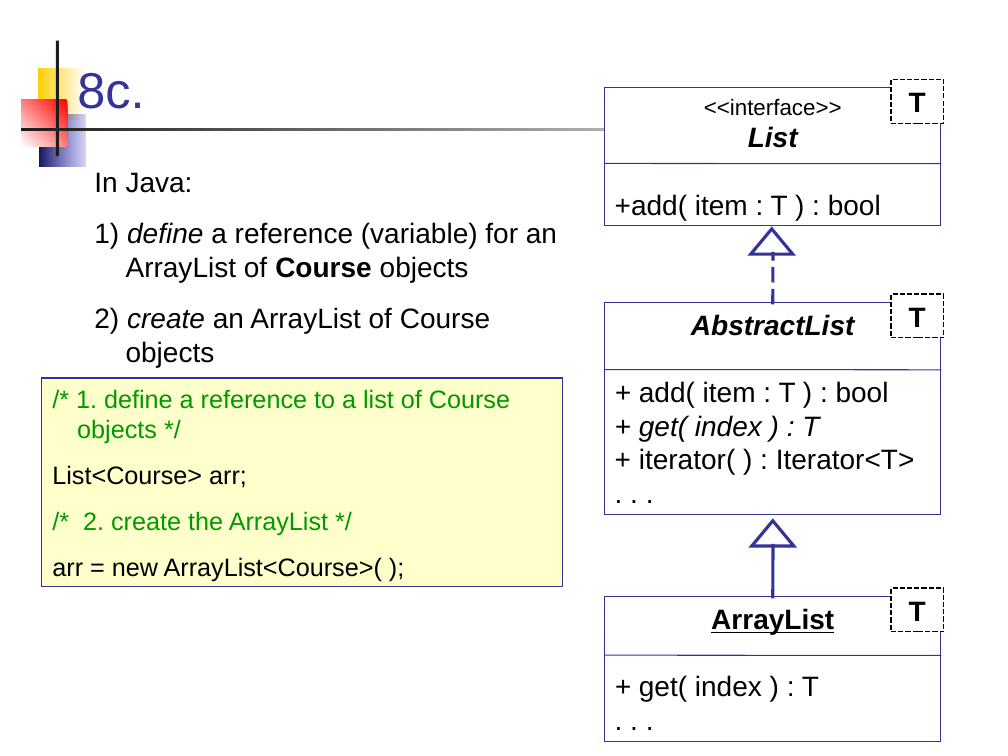
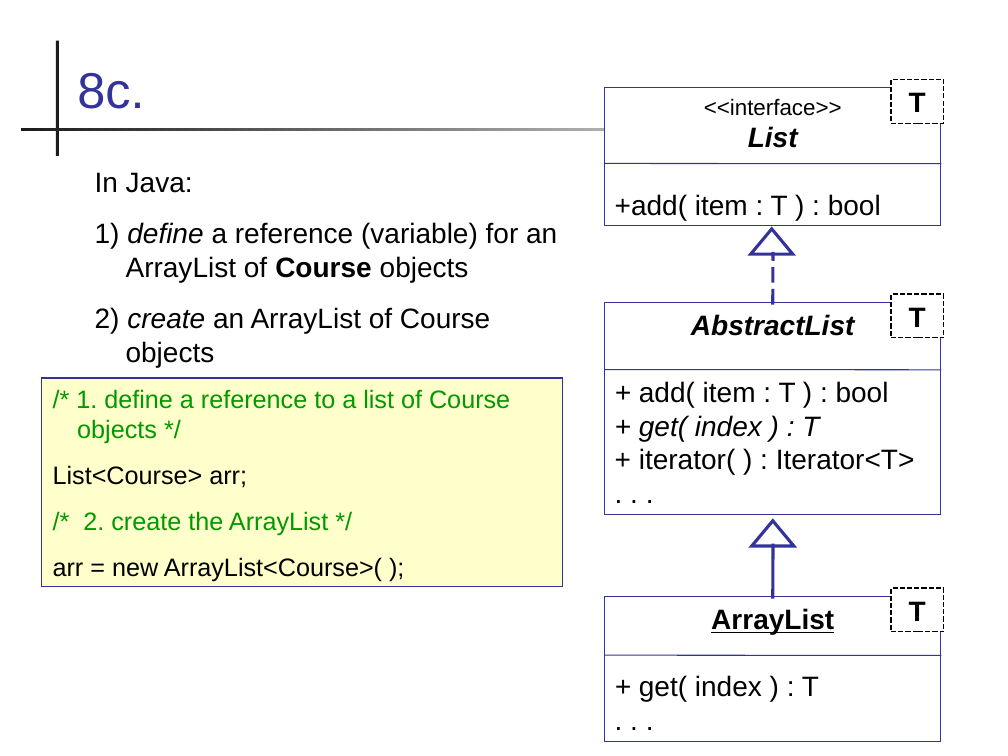
Before and after one commit to skeoop/skeoop.github.io, a slide deck: slide 72 of week3/R3-Review-OO-Concepts.ppt. Drawn at 1008x756 pixels with LibreOffice and Linux fonts; fonts in the diff are those of the drawing. Boxes give left, top, right and bottom in pixels: in the first picture for what was removed or moved away, otherwise in the second. Text is boxed around its words. In the diff, an @@ line names an element or a change of style, - is before the commit and + after.

```diff
--- a/week3/R3-Review-OO-Concepts.ppt
+++ b/week3/R3-Review-OO-Concepts.ppt
@@ rectangle removed at (37,68,85,120) @@
@@ rectangle removed at (22,100,68,146) @@
@@ rectangle removed at (39,115,85,167) @@
@@ rectangle "/* 1. define a reference ..." at (42,378,563,587): indent changed @@
```
Also in this commit, not shown: 92 other slides changed, 14 other files.
